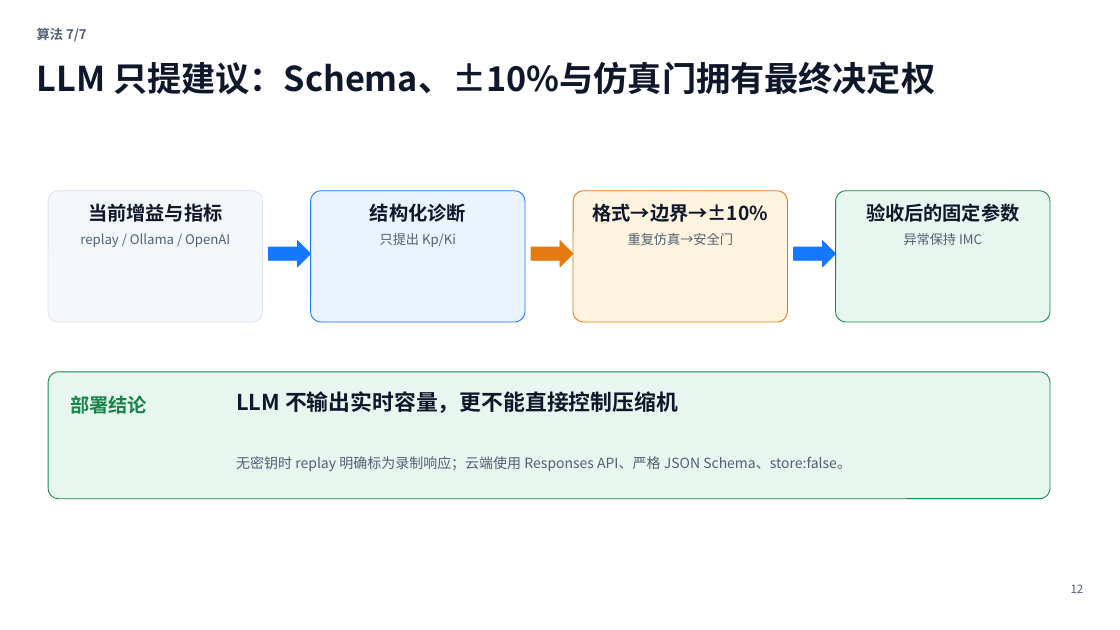
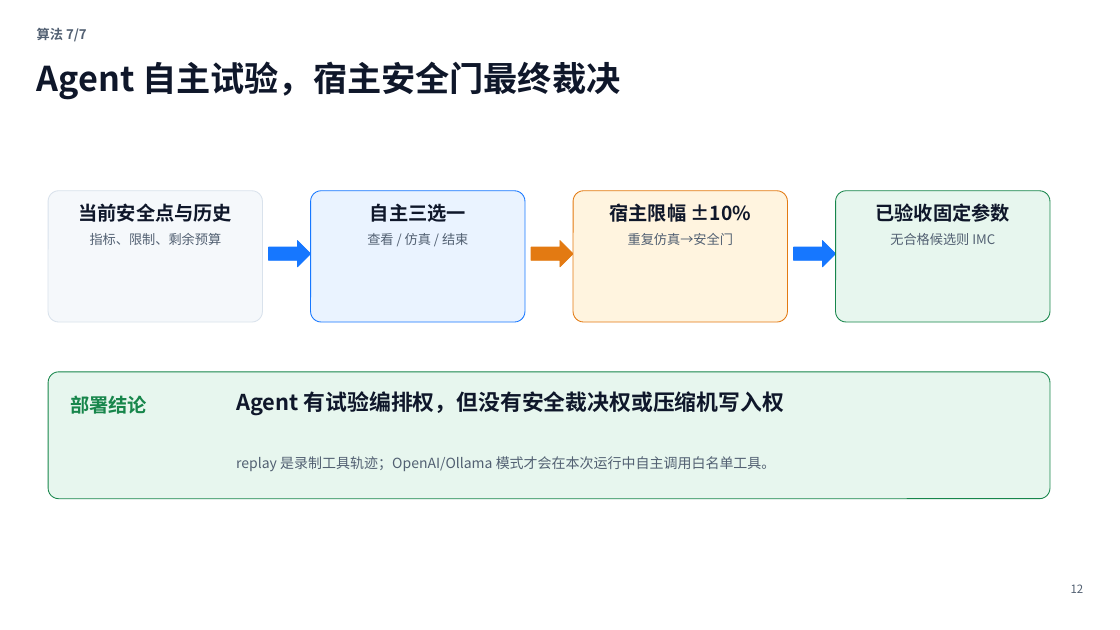
Before and after one commit to HlinForest/hvac-ai-pid-demo, a slide deck: slide 12 of outputs_embedded_demo/ESP32_七算法温度闭环_零基础教学.pptx. Drawn at 1120x630 pixels with LibreOffice and Linux fonts; fonts in the diff are those of the drawing. Boxes give left, top, right and bottom in pixels: in the first picture for what was removed or moved away, otherwise in the second. Text is boxed around its words. In the diff, an @@ line names an element or a change of style, - is before the commit and + after.

Commit message:
feat: add tool-using LLM agent auto-tuner

```diff
--- a/outputs_embedded_demo/ESP32_七算法温度闭环_零基础教学.pptx
+++ b/outputs_embedded_demo/ESP32_七算法温度闭环_零基础教学.pptx
@@ text at (37,61,620,100): text changed @@
-LLM 只提建议：Schema、±10%与仿真门拥有最终决定权
+Agent 自主试验，宿主安全门最终裁决
@@ text at (79,203,232,222): text changed @@
-当前增益与指标
+当前安全点与历史
@@ text at (370,203,466,222): text changed @@
-结构化诊断
+自主三选一
@@ text at (610,203,751,222): text changed @@
-格式→边界→±10%
+宿主限幅 ±10%
@@ text at (876,203,1010,222): text changed @@
-验收后的固定参数
+已验收固定参数
@@ text at (90,233,222,245): text changed @@
-replay / Ollama / OpenAI
+指标、限制、剩余预算
@@ text at (367,233,468,245): text changed @@
-只提出 Kp/Ki
+查看 / 仿真 / 结束
@@ text at (890,233,995,245): text changed @@
-异常保持 IMC
+无合格候选则 IMC
@@ text at (236,391,784,416): text changed @@
-LLM 不输出实时容量，更不能直接控制压缩机
+Agent 有试验编排权，但没有安全裁决权或压缩机写入权
@@ text at (236,456,776,471): text changed @@
-无密钥时 replay 明确标为录制响应；云端使用 Responses API、严格 JSON Schema、store:false。
+replay 是录制工具轨迹；OpenAI/Ollama 模式才会在本次运行中自主调用白名单工具。
```
Also in this commit, not shown: 19 other slides changed, 24 other files.
